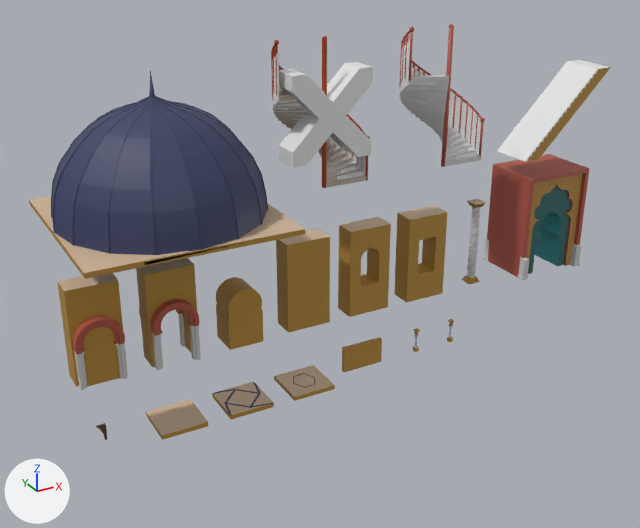
Before and after pictures for a commit that changed the Blender file Blender/Tile Architectural.blend.
The view is the same before and after, from a 50 mm camera at (-2.9, -30.3, 15.8) aimed at (14.3, 0.8, 0.2). The axes (+X, +Y, +Z) are drawn at lower left. The lights are the same throughout. The older version comes first.

The first picture shows 'Do not use', 'Dome', 'FloorDome', 'Gate', 'HiddenDoor', 'Simple wall', 'StaircaseCollider', 'Step', 'Wall with door v1', 'Wall with door v2', 'Wall with window v1', 'Wall with windows v2' and 26 more.
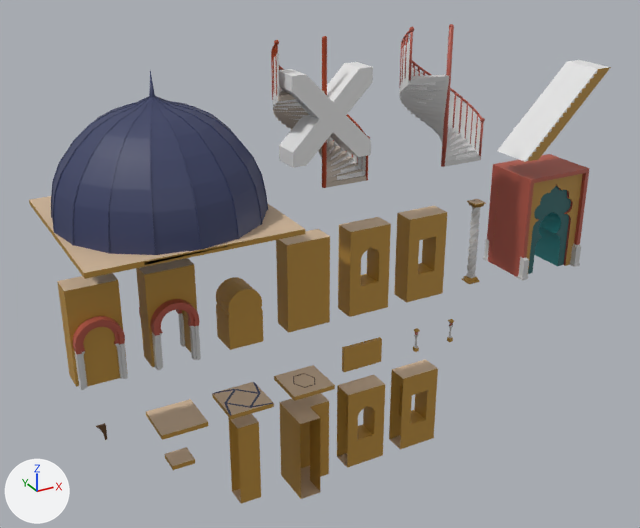
Changed parts and their boxes [x1, y1, x2, y2] in the pictures (640 x 528 px):
```json
{"object": "CornerWall_NoSides", "change": "added", "after": [280, 393, 329, 499], "on screen": "brown"}
{"object": "Wall with window v1.001", "change": "added", "after": [337, 375, 385, 467], "on screen": "brown"}
{"object": "Wall with windows v2.001", "change": "added", "after": [389, 359, 438, 449], "on screen": "brown"}
{"object": "HalfWall_NoSides", "change": "added", "after": [228, 414, 261, 504], "on screen": "brown"}
{"object": "Floor.001", "change": "added", "after": [165, 447, 195, 470], "on screen": "brown"}
```

Edits to the scene script, one JSON object a line:
```json
{"op": "add", "block": "me_cube_017", "code": ["me_cube_017 = bpy.data.meshes.new('Cube.017')", "me_cube_017.from_pydata(...)  # 16 vertices, 10 faces; spans x -1.0..1.0, y -0.5..0.5, z -2.0..2.0", "me_cube_017.materials.append(mat_tilesarchitectural)  # picture img_atlas_v2_png"]}
{"op": "add", "block": "me_cube_016", "code": ["me_cube_016 = bpy.data.meshes.new('Cube.016')", "me_cube_016.from_pydata(...)  # 164 vertices, 87 faces; spans x -1.0..1.0, y -0.5..0.5, z -2.0..2.0", "me_cube_016.polygons.foreach_set('use_smooth', [True] * 87)", "me_cube_016.materials.append(mat_tilesarchitectural)  # picture img_atlas_v2_png"]}
{"op": "add", "block": "me_cube_015", "code": ["me_cube_015 = bpy.data.meshes.new('Cube.015')", "me_cube_015.from_pydata(...)  # 12 vertices, 8 faces; spans x -1.0..1.0, y -1.5..0.5, z -2.0..2.0", "me_cube_015.materials.append(mat_tilesarchitectural)  # picture img_atlas_v2_png"]}
{"op": "add", "block": "me_cube_014", "code": ["me_cube_014 = bpy.data.meshes.new('Cube.014')", "me_cube_014.from_pydata(...)  # 8 vertices, 4 faces; spans x -0.5..0.5, y -0.5..0.5, z -2.0..2.0", "me_cube_014.materials.append(mat_tilesarchitectural)  # picture img_atlas_v2_png"]}
{"op": "add", "block": "ob_wall_with_windows_v2_001", "code": ["ob_wall_with_windows_v2_001 = bpy.data.objects.new('Wall with windows v2.001', me_cube_017)", "ob_wall_with_windows_v2_001.location = (19.0, 0.0, -8.0)"]}
{"op": "add", "block": "ob_wall_with_window_v1_001", "code": ["ob_wall_with_window_v1_001 = bpy.data.objects.new('Wall with window v1.001', me_cube_016)", "ob_wall_with_window_v1_001.location = (16.0, 0.0, -8.0)"]}
{"op": "add", "block": "ob_cornerwall_nosides", "code": ["ob_cornerwall_nosides = bpy.data.objects.new('CornerWall_NoSides', me_cube_015)", "ob_cornerwall_nosides.location = (13.0, 0.0, -8.0)"]}
{"op": "add", "block": "ob_halfwall_nosides", "code": ["ob_halfwall_nosides = bpy.data.objects.new('HalfWall_NoSides', me_cube_014)", "ob_halfwall_nosides.location = (10.0, 0.0, -8.0)"]}
{"op": "add", "block": "ob_floor_001", "code": ["ob_floor_001 = bpy.data.objects.new('Floor.001', me_cube_056.copy())  # the mesh of ob_floor", "ob_floor_001.location = (7.0, 0.0, -7.0)", "ob_floor_001.scale = (0.5, 0.5, 1.0)"]}
```
